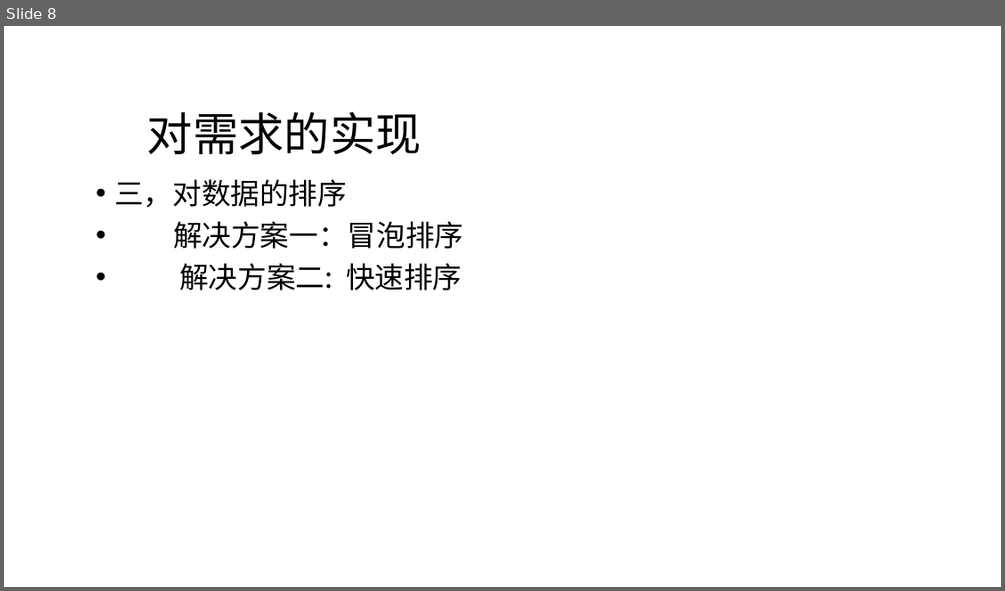
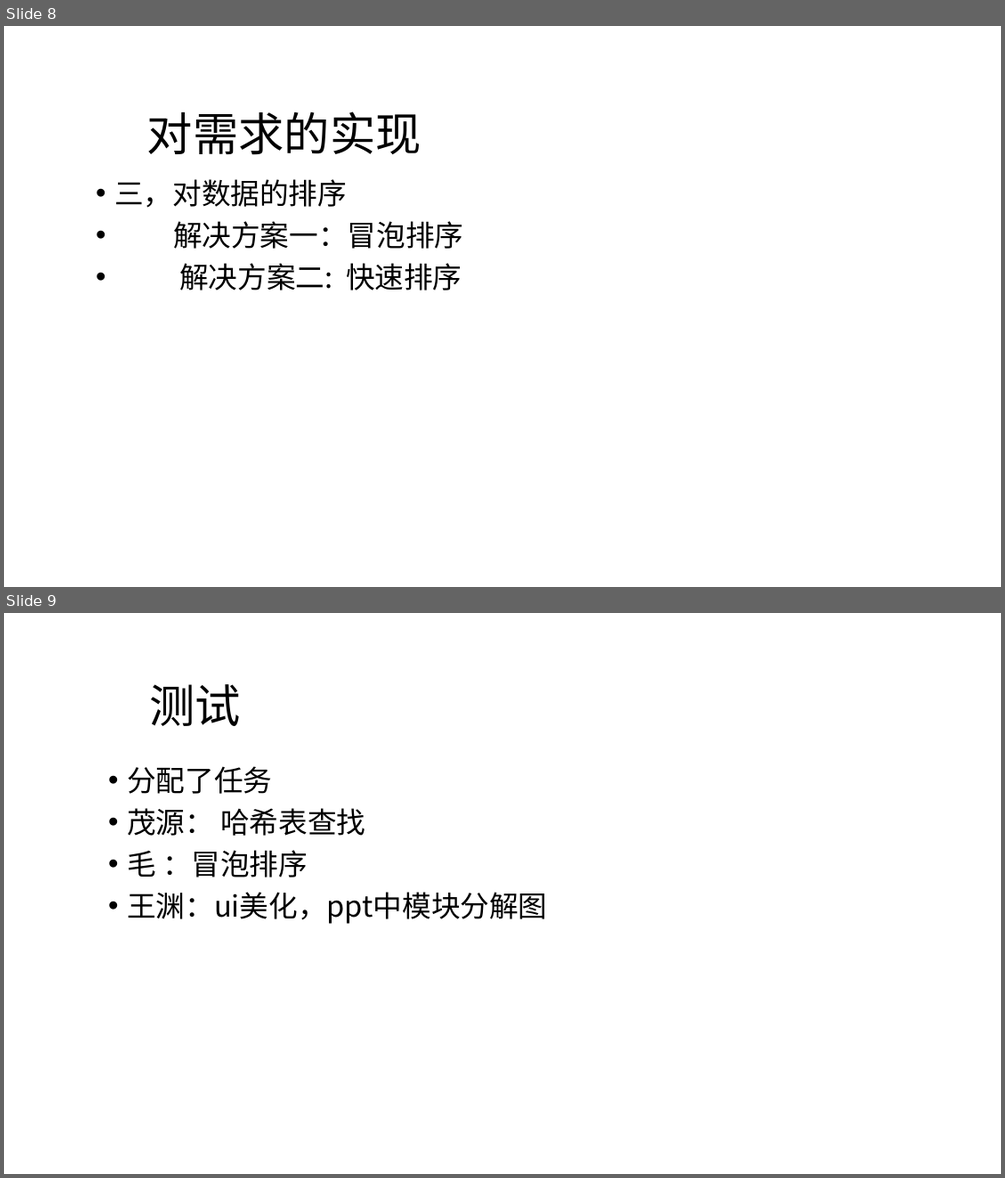
Before and after one commit to moriartyscat/--git, a slide deck: C语言期末作业.pptx. Shown one above the other, each under a label of ours: slide 8 before the commit, slides 8 and 9 after it. The pictures are 1005x591 and 1005x1178 pixels, drawn with LibreOffice and Linux fonts; fonts in the diff are those of the drawing; background and template pictures are left out. Boxes give left, top, right and bottom in pixels: in the first picture for what was removed or moved away, otherwise in the second. Text is boxed around its words. In the diff, an @@ line names an element or a change of style, - is before the commit and + after.

```diff
--- a/C语言期末作业.pptx
+++ b/C语言期末作业.pptx
@@ slide 9 added at (x1=4, y1=613, x2=1001, y2=1174), background picture (left out) @@
@@ title added at (x1=149, y1=684, x2=241, y2=726), 44 pt, text #000000 @@
+测试
@@ text added at (x1=127, y1=766, x2=547, y2=924), 28 pt, text #000000 @@
+• 分配了任务
+• 茂源： 哈希表查找
+• 毛 ：冒泡排序
+• 王渊：ui美化，ppt中模块分解图
```
Also in this commit, not shown: 1 slide removed, 1 other file.
